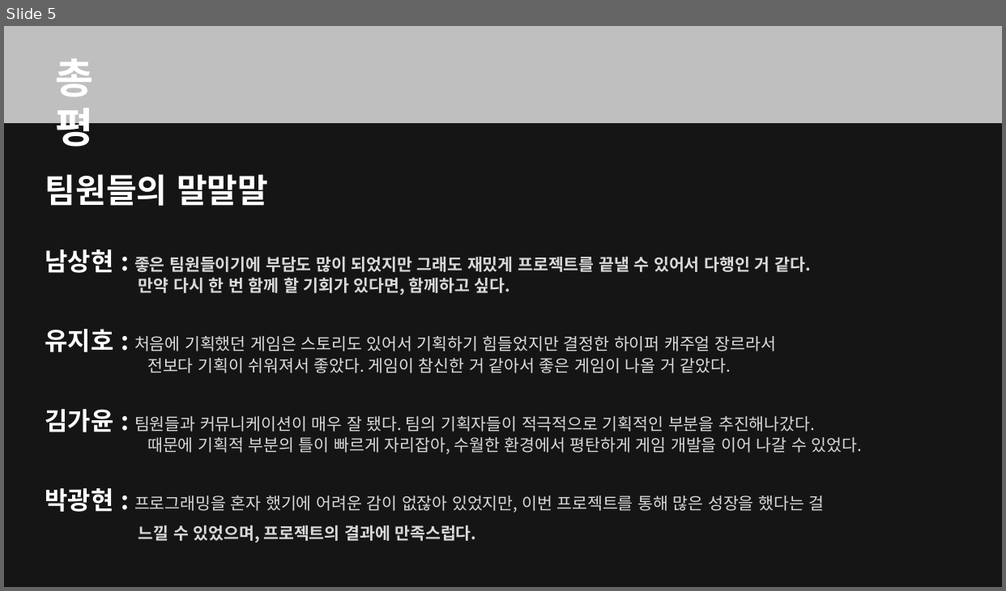
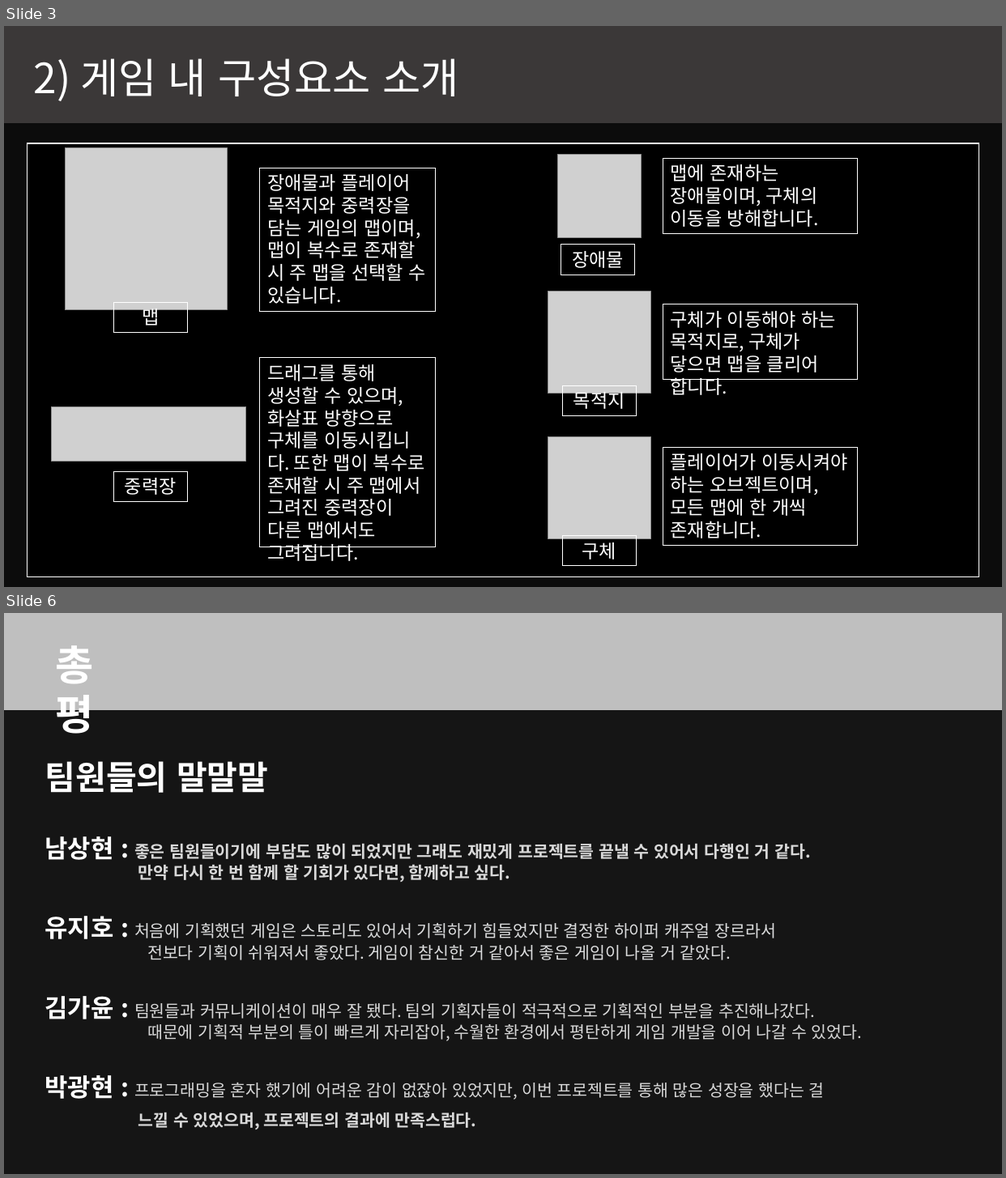
Before and after one commit to kjpark102312/Jagu_Agis, a slide deck: Presentation/AGIS 발표자료.pptx. Shown one above the other, each under a label of ours: slide 5 before the commit, slides 3 and 6 after it; the slides between them are not shown. The pictures are 1006x591 and 1006x1178 pixels, drawn with LibreOffice and Linux fonts; fonts in the diff are those of the drawing; grey boxes stand for pictures; background and template pictures are left out; a plain dark background stands for a picture behind light text. Boxes give left, top, right and bottom in pixels: in the first picture for what was removed or moved away, otherwise in the second. Text is boxed around its words. In the diff, an @@ line names an element or a change of style, - is before the commit and + after.

```diff
--- a/Presentation/AGIS 발표자료.pptx
+++ b/Presentation/AGIS 발표자료.pptx
@@ slide 3 added at <box>4,26,1002,587</box>, background picture (left out) @@
@@ rectangle added at <box>4,26,1002,587</box>, fill #000000 at 70% opacity @@
@@ rectangle added at <box>4,26,1002,123</box>, fill #3B3838 @@
@@ text added at <box>34,58,459,101</box>, 40 pt, text #FFFFFF @@
+2) 게임 내 구성요소 소개
@@ rectangle added at <box>27,143,979,577</box>, fill #000000, outline #FFFFFF 1 pt @@
@@ group added at <box>51,148,435,547</box>: 4 rectangles, 2 pictures @@
+장애물과 플레이어
+목적지와 중력장을
+담는 게임의 맵이며, 맵이 복수로 존재할 시 주 맵을 선택할 수 있습니다.
+드래그를 통해 생성할 수 있으며, 화살표 방향으로 구체를 이동시킵니다. 또한 맵이 복수로 존재할 시 주 맵에서 그려진 중력장이 다른 맵에서도 그려집니다.
+중력장
+맵
@@ group added at <box>548,154,859,565</box>: 6 rectangles, 3 pictures @@
+맵에 존재하는 장애물이며, 구체의 이동을 방해합니다.
+구체가 이동해야 하는 목적지로, 구체가 닿으면 맵을 클리어 합니다.
+장애물
+목적지
+구체
+플레이어가 이동시켜야 하는 오브젝트이며, 모든 맵에 한 개씩 존재합니다.
@@ what was slide 5 is now slide 6 @@
```
Also in this commit, not shown: 3 slides changed, 2 other slides added, 2 slides removed, 1 other file.
